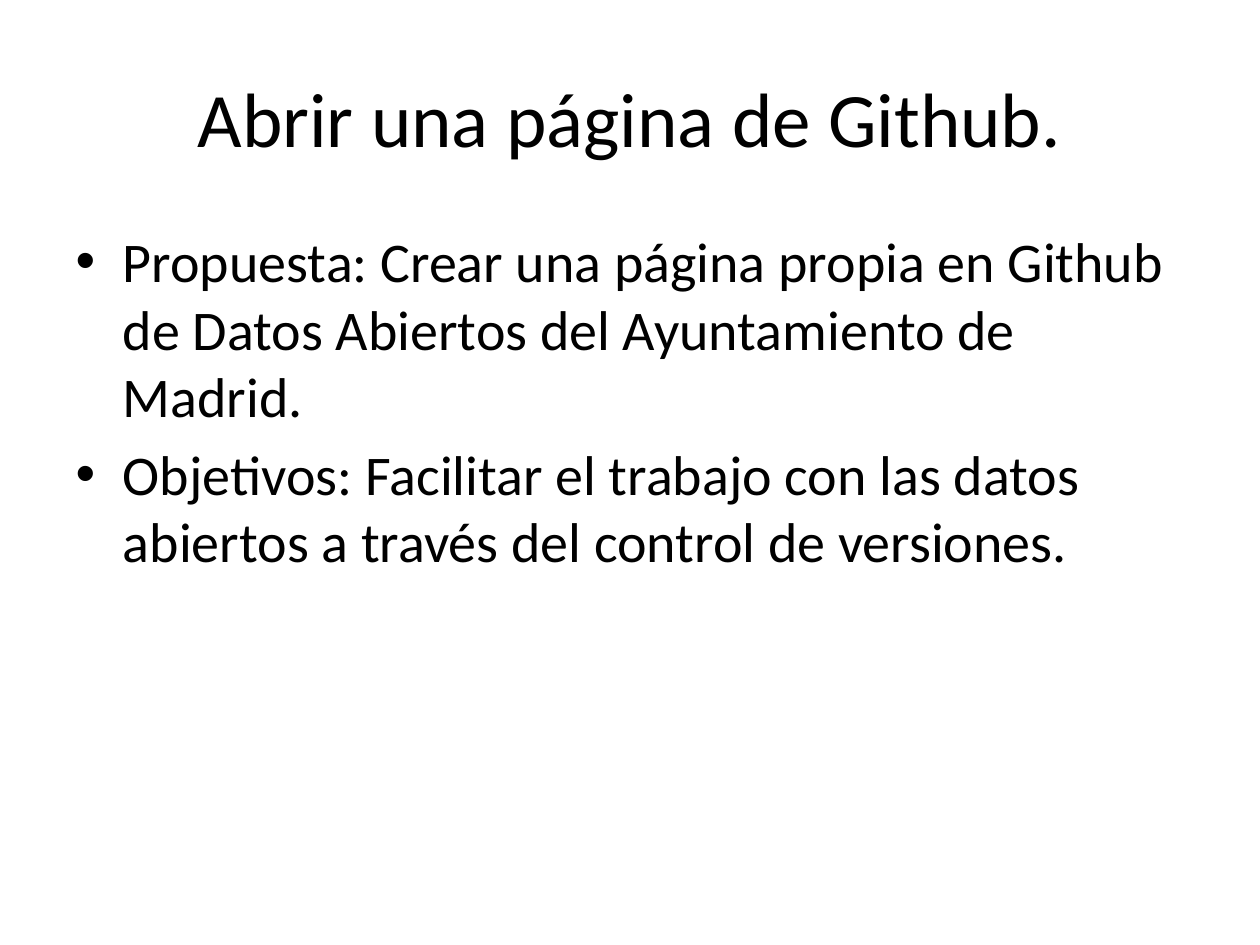
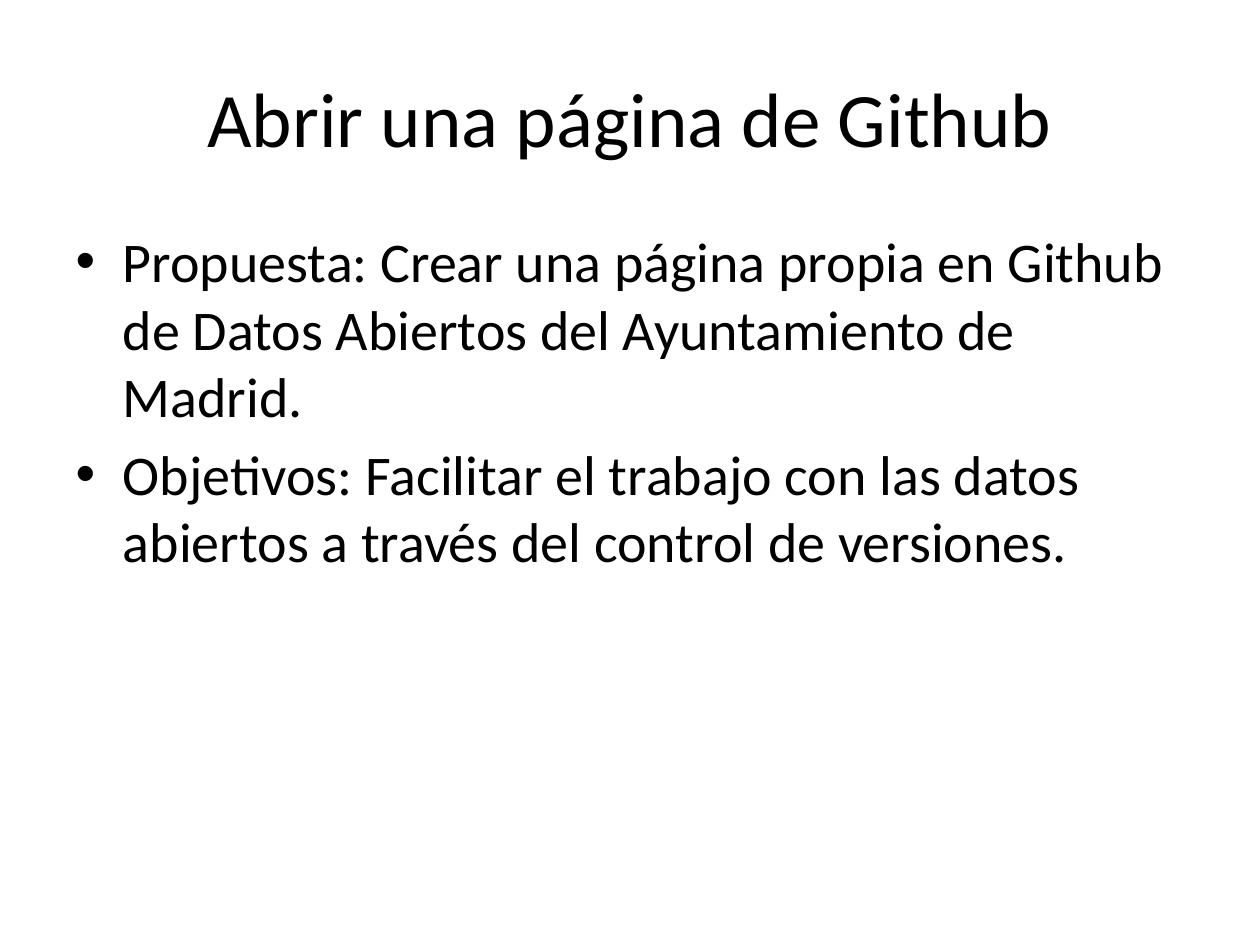
Before and after one commit to santiagomota/datos-madrid-presentacion, a slide deck: slide 8 of docs/index.pptx. Drawn at 1260x945 pixels with LibreOffice and Linux fonts; fonts in the diff are those of the drawing. Boxes give left, top, right and bottom in pixels: in the first picture for what was removed or moved away, otherwise in the second. Text is boxed around its words. In the diff, an @@ line names an element or a change of style, - is before the commit and + after.

```diff
--- a/docs/index.pptx
+++ b/docs/index.pptx
@@ title at (207,93,1051,161): text changed @@
-Abrir una página de Github.
+Abrir una página de Github
```
Also in this commit, not shown: 5 other slides changed, 2 other files.
